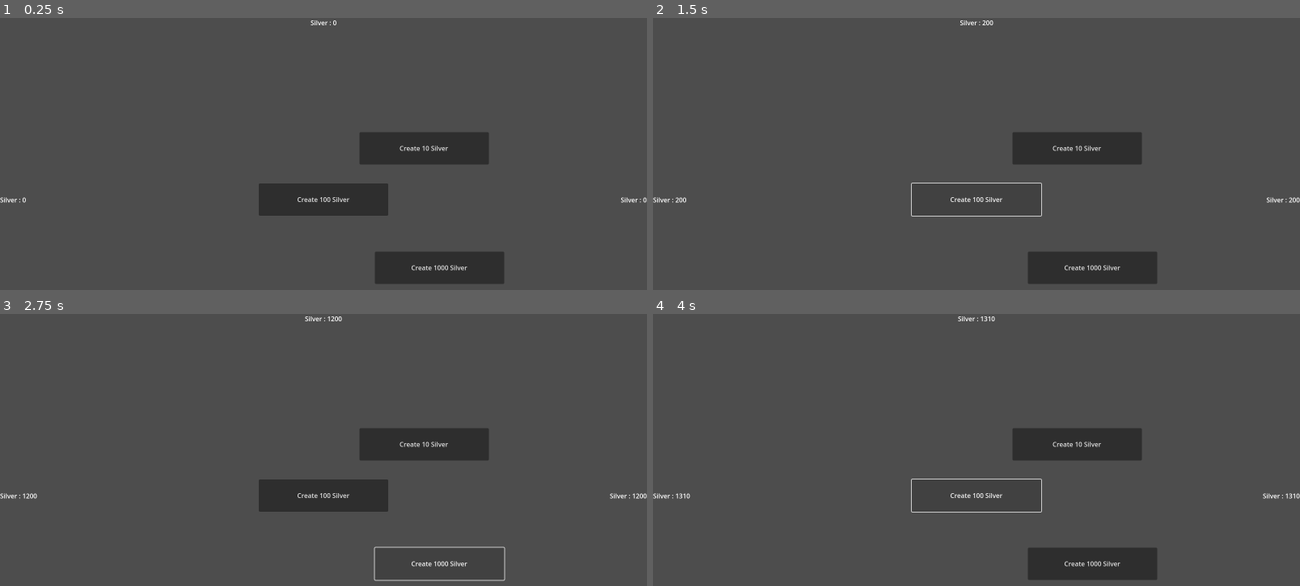
Above: before the commit, frames 1-4 (two rows, left to right).
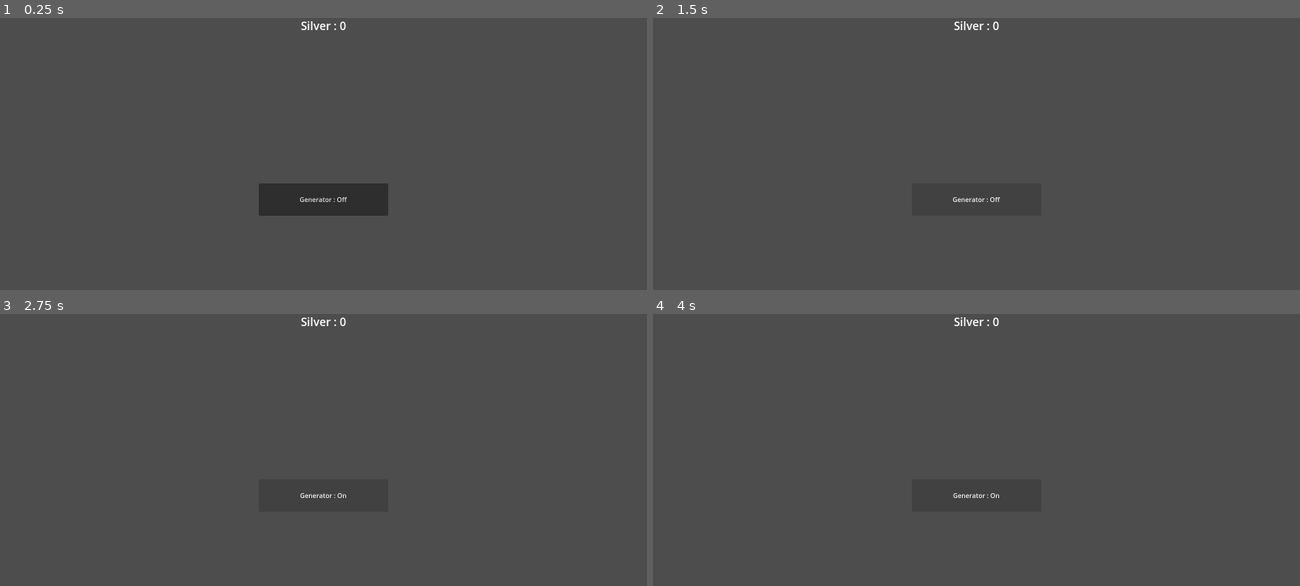
Above: after the commit, the same moments.

Repository: ZibelineDev/idle_tuto_reboot
Game: Godot game, scene res://singletons/game/game.tscn
The game is run twice, just before and just after one commit, with the same random seed, the same clock (stepped at 60 frames per second) and the same inputs. Before the commit the project has no main scene; this scene is started directly in both runs.
Inputs (mouse positions are in pixels of both pictures, inside the frame that each line leads up to):
- Up to frame 1 (0.25 s): no input
- Up to frame 2 (1.5 s): click "Create 100 Silver" (after the commit: "Generator : Off") at 0.5 s; click (976, 200) at 1.25 s, where only the run after the commit has a clickable "Generator : On"
- Up to frame 3 (2.75 s): click "Create 1000 Silver" (after the commit: "Generator : Off") at 2 s
- Up to frame 4 (4 s): click "Create 10 Silver" (after the commit: "Generator : On") at 2.75 s; click "Create 100 Silver" (after the commit: "Generator : Off") at 3.5 s

The runs differ from the first frame. In frame 1, 4.8% of the frame differs, in the area x 0-100%, y 0-98%; in frame 2, 5.0%; in frame 3, 3.0%; in frame 4, 5.0%.

Commit message:
⛏️ SilverGenerator

Diff:
--- /dev/null
+++ b/components/button_generator_toggle/generator_toggle_button.gd
@@ -0,0 +1,29 @@
+extends Button
+
+const GENERATOR_ON_TEXT : String = "Generator : On"
+const GENERATOR_OFF_TEXT : String = "Generator : Off"
+
+
+func _ready() -> void :
+	pressed.connect(_on_pressed)
+	SilverGenerator.ref.generator_started.connect(_on_generator_started)
+	SilverGenerator.ref.generator_stopped.connect(_on_generator_stopped)
+
+	_update_text()
+
+
+func _update_text() -> void :
+	if SilverGenerator.ref.is_active() : text = GENERATOR_ON_TEXT
+	else : text = GENERATOR_OFF_TEXT
+
+
+func _on_pressed() -> void :
+	SilverGenerator.ref.toggle()
+
+
+func _on_generator_started() -> void :
+	text = GENERATOR_ON_TEXT
+
+
+func _on_generator_stopped() -> void :
+	text = GENERATOR_OFF_TEXT
--- /dev/null
+++ b/components/button_generator_toggle/generator_toggle_button.tscn
@@ -0,0 +1,19 @@
+[gd_scene load_steps=2 format=3 uid="uid://bv3q713yk7i2j"]
+
+[ext_resource type="Script" path="res://components/button_generator_toggle/generator_toggle_button.gd" id="1_v4fll"]
+
+[node name="GeneratorToggleButton" type="Button"]
+custom_minimum_size = Vector2(320, 80)
+anchors_preset = 8
+anchor_left = 0.5
+anchor_top = 0.5
+anchor_right = 0.5
+anchor_bottom = 0.5
+offset_left = -4.0
+offset_top = -4.0
+offset_right = 4.0
+offset_bottom = 4.0
+grow_horizontal = 2
+grow_vertical = 2
+text = "On/Off"
+script = ExtResource("1_v4fll")
--- a/project.godot
+++ b/project.godot
@@ -11,6 +11,7 @@
 [application]
 
 config/name="idle_tuto_reboot"
+run/main_scene="res://singletons/game/game.tscn"
 config/features=PackedStringArray("4.2", "GL Compatibility")
 config/icon="res://icon.svg"
 
@@ -26,11 +27,28 @@
 window/size/viewport_width=1600
 window/size/viewport_height=900
 
+[file_customization]
+
+folder_colors={
+"res://assets/": "red",
+"res://components/": "orange",
+"res://scenes/": "yellow",
+"res://scripts/": "green",
+"res://singletons/": "teal"
+}
+
 [filesystem]
 
 import/blender/enabled=false
 import/fbx/enabled=false
 
+[input]
+
+Double={
+"deadzone": 0.5,
+"events": []
+}
+
 [rendering]
 
 renderer/rendering_method="gl_compatibility"
--- a/singletons/game/game.tscn
+++ b/singletons/game/game.tscn
@@ -1,12 +1,18 @@
-[gd_scene load_steps=4 format=3 uid="uid://pyn5vmg1peyl"]
+[gd_scene load_steps=5 format=3 uid="uid://pyn5vmg1peyl"]
 
 [ext_resource type="PackedScene" uid="uid://wbi4it18ciar" path="res://singletons/manager_silver/manager_silver.tscn" id="1_5jhbe"]
+[ext_resource type="PackedScene" uid="uid://cl5t3dlirbq4t" path="res://singletons/silver_generator/silver_generator.tscn" id="2_vfa15"]
 [ext_resource type="PackedScene" uid="uid://cfgqkghn7jtn" path="res://components/label_silver/label_silver.tscn" id="2_y3v52"]
-[ext_resource type="PackedScene" uid="uid://bvvhh6sgyaubd" path="res://components/button_silver/button_silver.tscn" id="3_fqa4b"]
+[ext_resource type="PackedScene" uid="uid://bv3q713yk7i2j" path="res://components/button_generator_toggle/generator_toggle_button.tscn" id="3_kvnb8"]
 
 [node name="Game" type="Node"]
 
 [node name="ManagerSilver" parent="." instance=ExtResource("1_5jhbe")]
+
+[node name="SilverGenerator" parent="." instance=ExtResource("2_vfa15")]
+
+[node name="GeneratorToggleButton" parent="." instance=ExtResource("3_kvnb8")]
+focus_mode = 0
 
 [node name="LabelSilver" parent="." instance=ExtResource("2_y3v52")]
 anchors_preset = 5
@@ -15,41 +21,6 @@
 anchor_bottom = 0.0
 offset_left = -0.5
 offset_right = 0.5
-offset_bottom = 23.0
+offset_bottom = 39.0
 grow_vertical = 1
-
-[node name="ButtonSilver" parent="." instance=ExtResource("3_fqa4b")]
-silver_to_create = 100
-
-[node name="ButtonSilver2" parent="." instance=ExtResource("3_fqa4b")]
-offset_left = 127.0
-offset_top = 129.0
-offset_right = 447.0
-offset_bottom = 209.0
-silver_to_create = 1000
-
-[node name="ButtonSilver3" parent="." instance=ExtResource("3_fqa4b")]
-offset_left = 89.0
-offset_top = -167.0
-offset_right = 409.0
-offset_bottom = -87.0
-
-[node name="LabelSilver2" parent="." instance=ExtResource("2_y3v52")]
-anchors_preset = 4
-anchor_top = 0.5
-anchor_right = 0.0
-anchor_bottom = 0.5
-offset_top = -11.5
-offset_right = 1.0
-offset_bottom = 11.5
-grow_horizontal = 1
-
-[node name="LabelSilver3" parent="." instance=ExtResource("2_y3v52")]
-anchors_preset = 6
-anchor_left = 1.0
-anchor_top = 0.5
-anchor_bottom = 0.5
-offset_left = -1.0
-offset_top = -11.5
-offset_bottom = 11.5
-grow_horizontal = 0
+theme_type_variation = &"HeaderLarge"
--- /dev/null
+++ b/singletons/silver_generator/silver_generator.gd
@@ -0,0 +1,53 @@
+class_name SilverGenerator
+extends Node
+
+static var ref : SilverGenerator
+
+func _init() -> void :
+	if not ref : ref = self
+	else : queue_free()
+
+
+signal generated_silver
+signal generator_started
+signal generator_stopped
+
+
+var _generated_silver_per_tick : int = 1
+var _tick_duration : float = 1.0
+
+@onready var _timer : Timer = get_node("Timer")
+
+
+func _ready() -> void :
+	_timer.wait_time = _tick_duration
+	_timer.timeout.connect(_on_timer_timeout)
+
+
+func start() -> void :
+	_timer.start()
+	generator_started.emit()
+
+
+func stop() -> void :
+	_timer.stop()
+	generator_stopped.emit()
+
+
+func is_active() -> bool :
+	return not _timer.is_stopped()
+
+
+func toggle() -> void :
+	if is_active() : stop()
+	else : start()
+
+
+func _generate_silver() -> void :
+	ManagerSilver.ref.create_silver(_generated_silver_per_tick)
+
+	generated_silver.emit()
+
+
+func _on_timer_timeout() -> void :
+	_generate_silver()
--- /dev/null
+++ b/singletons/silver_generator/silver_generator.tscn
@@ -0,0 +1,8 @@
+[gd_scene load_steps=2 format=3 uid="uid://cl5t3dlirbq4t"]
+
+[ext_resource type="Script" path="res://singletons/silver_generator/silver_generator.gd" id="1_jpokb"]
+
+[node name="SilverGenerator" type="Node"]
+script = ExtResource("1_jpokb")
+
+[node name="Timer" type="Timer" parent="."]
